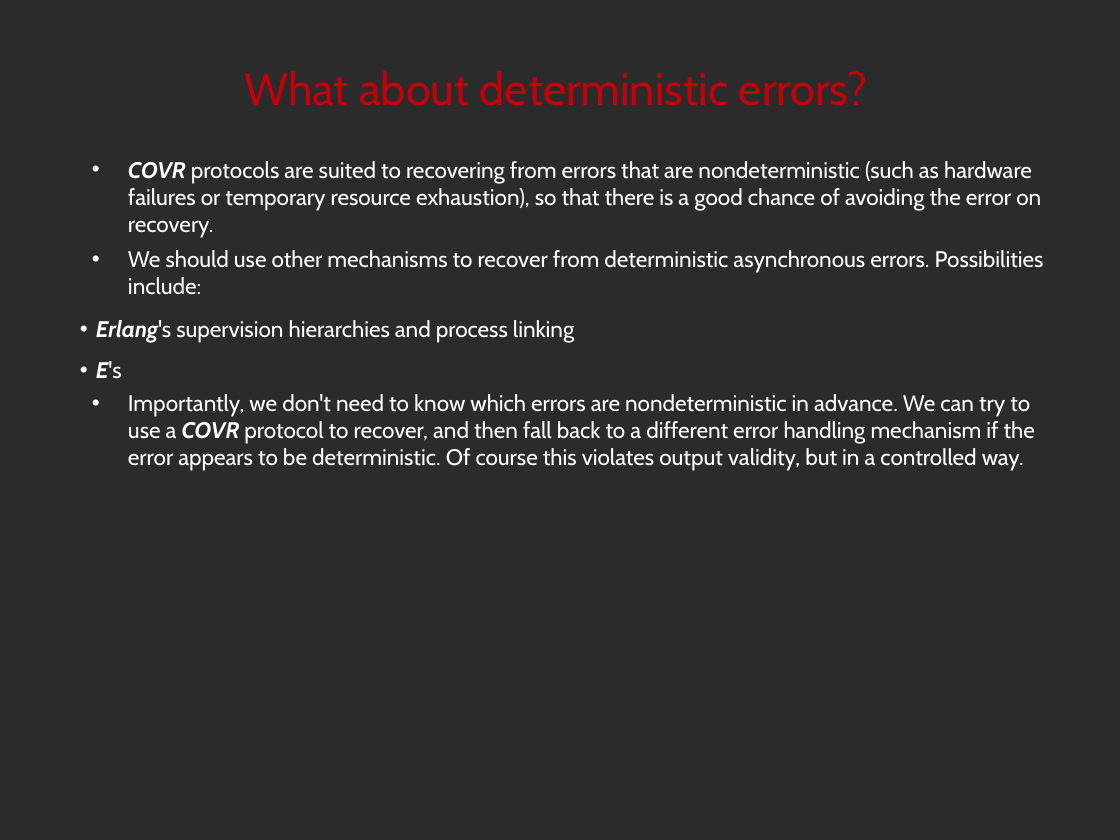
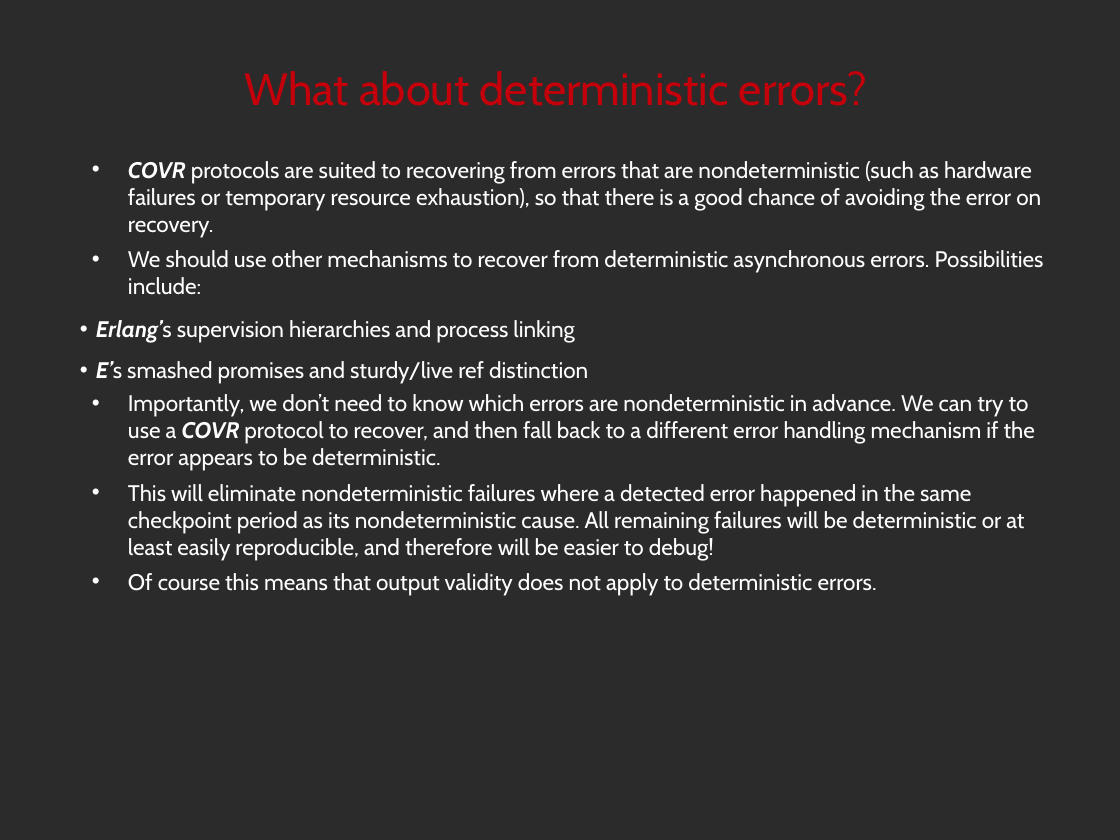
Before and after one commit to noether-lang/noether, a slide deck: slide 37 of doc/presentations/StrangeLoop2014/handling.odp (slide 38 before the commit). Drawn at 1120x840 pixels with LibreOffice and Linux fonts; fonts in the diff are those of the drawing; background and template pictures are left out; a plain dark background stands for a picture behind light text. Boxes give left, top, right and bottom in pixels: in the first picture for what was removed or moved away, otherwise in the second. Text is boxed around its words. In the diff, an @@ line names an element or a change of style, - is before the commit and + after.

```diff
--- a/doc/presentations/StrangeLoop2014/handling.odp
+++ b/doc/presentations/StrangeLoop2014/handling.odp
@@ text at [96,320,1035,595]: text changed @@
-  • Erlang's supervision hierarchies and process linking
-  • E's
-• Importantly, we don't need to know which errors are nondeterministic in advance. We can try to use a COVR protocol to recover, and then fall back to a different error handling mechanism if the error appears to be deterministic. Of course this violates output validity, but in a controlled way.
+  • Erlang’s supervision hierarchies and process linking
+  • E’s smashed promises and sturdy/live ref distinction
+• Importantly, we don’t need to know which errors are nondeterministic in advance. We can try to use a COVR protocol to recover, and then fall back to a different error handling mechanism if the error appears to be deterministic.
+• This will eliminate nondeterministic failures where a detected error happened in the same checkpoint period as its nondeterministic cause. All remaining failures will be deterministic or at least easily reproducible, and therefore will be easier to debug!
+• Of course this means that output validity does not apply to deterministic errors.
```
Also in this commit, not shown: 31 other slides changed, 4 slides added, 3 slides removed, 3 other files.
